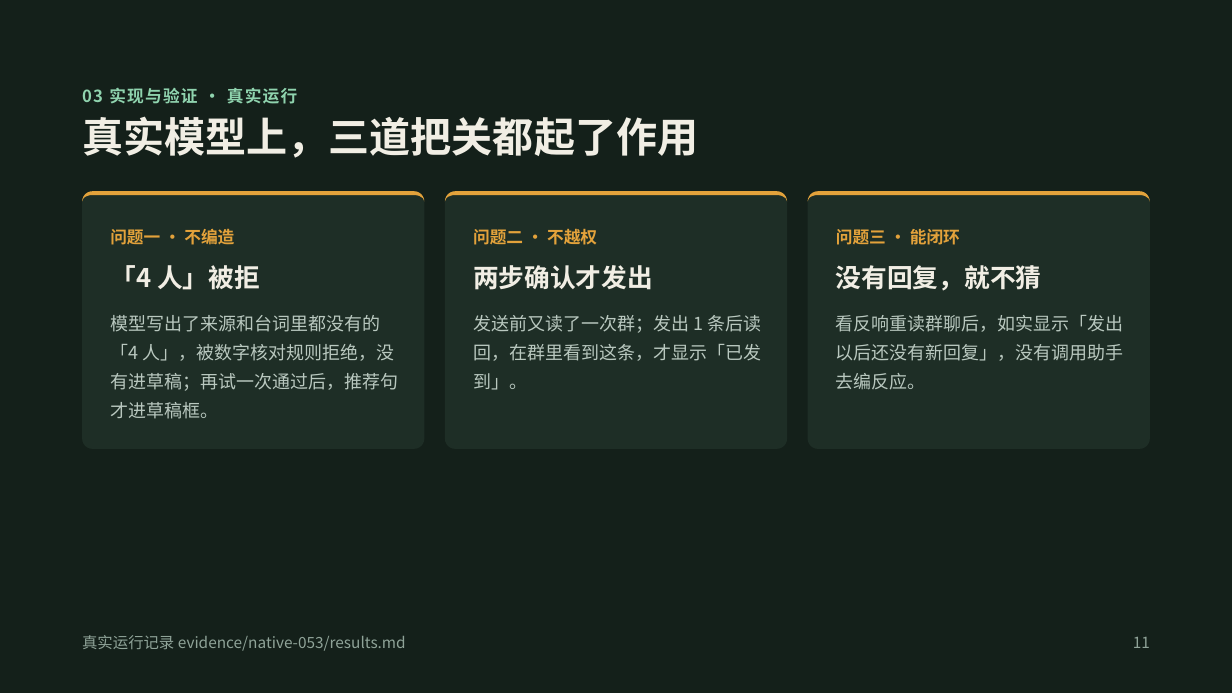
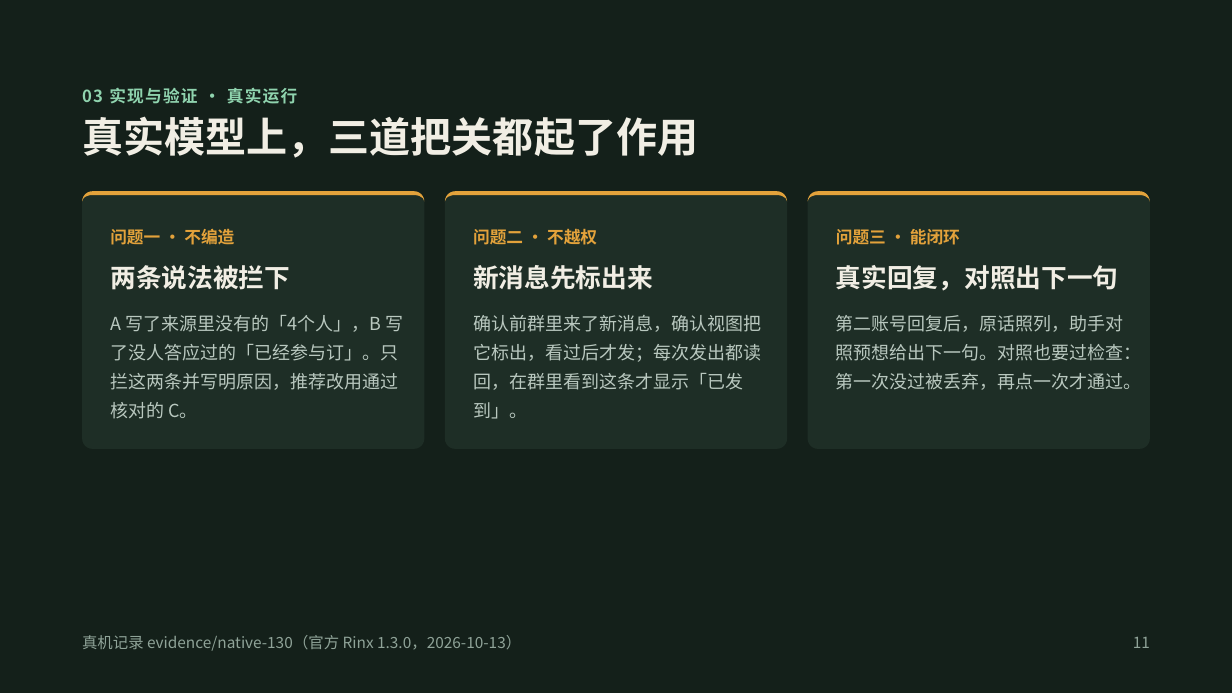
Before and after one commit to codezzzsleep/OnCue, a slide deck: slide 11 of OnCue 复赛说明.pptx. Drawn at 1232x693 pixels with LibreOffice and Linux fonts; fonts in the diff are those of the drawing. Boxes give left, top, right and bottom in pixels: in the first picture for what was removed or moved away, otherwise in the second. Text is boxed around its words. In the diff, an @@ line names an element or a change of style, - is before the commit and + after.

Commit message:
0.5.3 证据与文档：官方 1.3.0 真机闭环证据（含 N16 与第二账号反响）、演示视频归位与说明、更新 PPT 副本与宿主基线文档

```diff
--- a/OnCue 复赛说明.pptx
+++ b/OnCue 复赛说明.pptx
@@ text at (110,265,290,290): text changed @@
-「4 人」被拒
+两条说法被拦下
@@ text at (473,265,653,290): text changed @@
-两步确认才发出
+新消息先标出来
@@ text at (836,265,1119,291): text changed @@
-没有回复，就不猜
+真实回复，对照出下一句
@@ text at (110,315,403,419): text changed @@
-模型写出了来源和台词里都没有的「4 人」，被数字核对规则拒绝，没有进草稿；再试一次通过后，推荐句才进草稿框。
+A 写了来源里没有的「4个人」，B 写了没人答应过的「已经参与订」。只拦这两条并写明原因，推荐改用通过核对的 C。
@@ text at (473,315,761,419): text changed @@
-发送前又读了一次群；发出 1 条后读回，在群里看到这条，才显示「已发到」。
+确认前群里来了新消息，确认视图把它标出，看过后才发；每次发出都读回，在群里看到这条才显示「已发到」。
@@ text at (836,315,1142,390): text changed @@
-看反响重读群聊后，如实显示「发出以后还没有新回复」，没有调用助手去编反应。
+第二账号回复后，原话照列，助手对照预想给出下一句。对照也要过检查：第一次没过被丢弃，再点一次才通过。
@@ text at (82,635,521,651): text changed @@
-真实运行记录 evidence/native-053/results.md
+真机记录 evidence/native-130（官方 Rinx 1.3.0，2026-10-13）
```
Also in this commit, not shown: 3 other slides changed, 22 other files.
